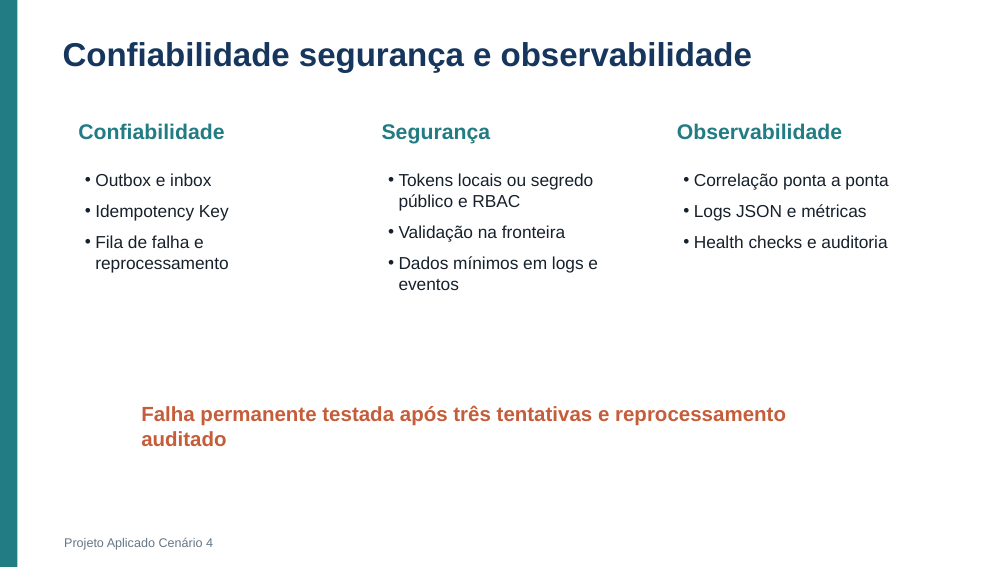
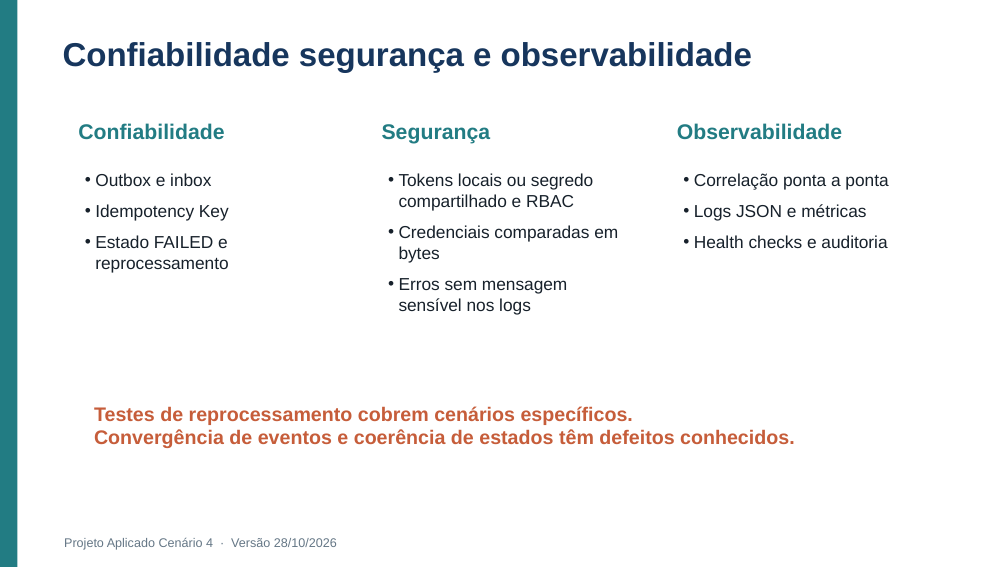
Before and after one commit to Roger-Quinelato/projetoAplicado7, a slide deck: slide 15 of output/Apresentacao_Cenario_4.pptx. Drawn at 1008x567 pixels with LibreOffice and Linux fonts; fonts in the diff are those of the drawing. Boxes give left, top, right and bottom in pixels: in the first picture for what was removed or moved away, otherwise in the second. Text is boxed around its words. In the diff, an @@ line names an element or a change of style, - is before the commit and + after.

```diff
--- a/output/Apresentacao_Cenario_4.pptx
+++ b/output/Apresentacao_Cenario_4.pptx
@@ text at box(399, 173, 618, 315): text changed @@
-• Tokens locais ou segredo público e RBAC
-• Validação na fronteira
-• Dados mínimos em logs e eventos
+• Tokens locais ou segredo compartilhado e RBAC
+• Credenciais comparadas em bytes
+• Erros sem mensagem sensível nos logs
@@ text at box(95, 235, 228, 273): text changed @@
-• Fila de falha e reprocessamento
+• Estado FAILED e reprocessamento
@@ text at box(94, 406, 795, 448): text changed; size 19.5 to 18.8 pt @@
-Falha permanente testada após três tentativas e reprocessamento auditado
+Testes de reprocessamento cobrem cenários específicos.
+Convergência de eventos e coerência de estados têm defeitos conhecidos.
@@ text at box(64, 538, 337, 550): text changed @@
-Projeto Aplicado Cenário 4
+Projeto Aplicado Cenário 4 · Versão 28/10/2026
```
Also in this commit, not shown: 15 other slides changed, 2 slides added, 2 slides removed, 31 other files.
